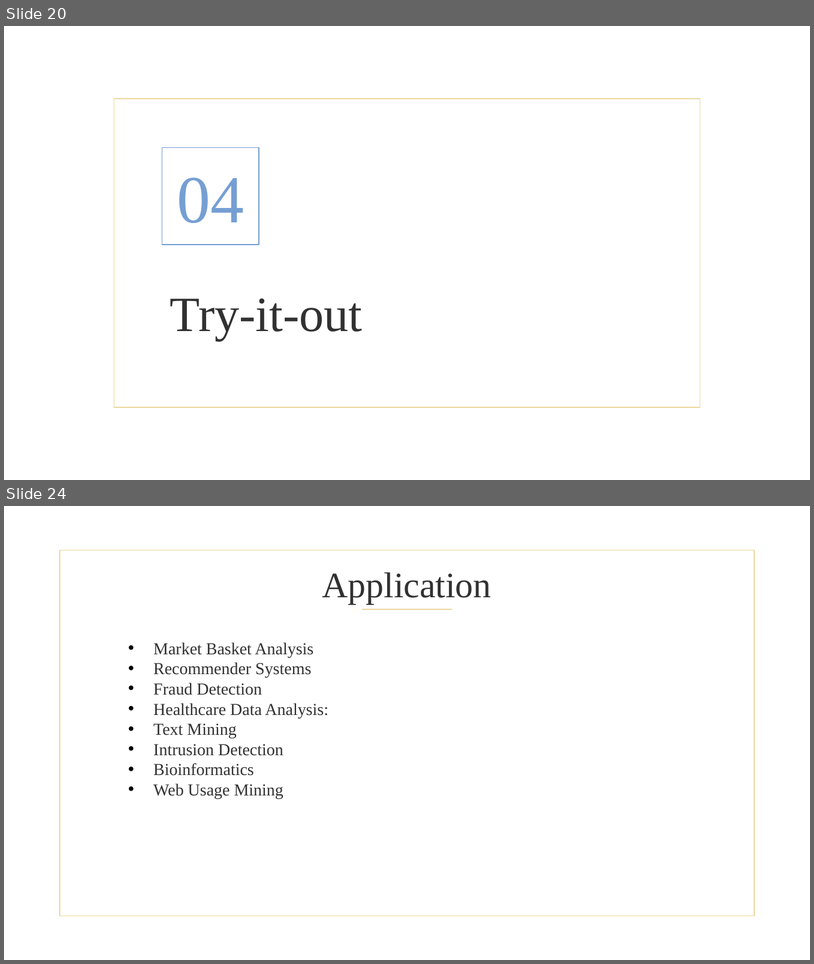
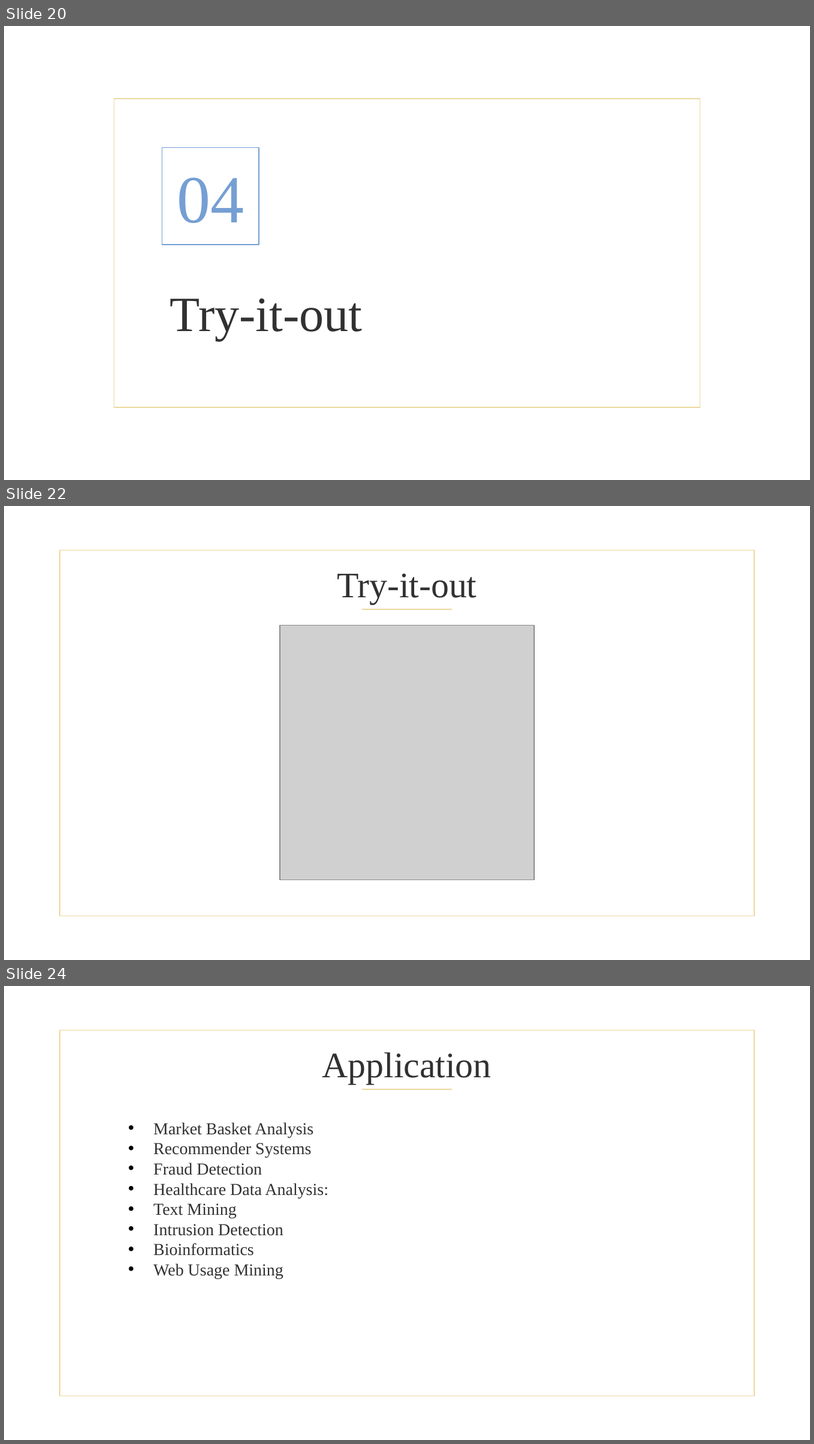
Before and after one commit to NavaprettamN/fpgrowth, a slide deck: presentation.pptx. Shown one above the other, each under a label of ours: slides 20 and 24 before the commit, slides 20, 22 and 24 after it; the slides between them are not shown. The pictures are 814x964 and 814x1444 pixels, drawn with LibreOffice and Linux fonts; fonts in the diff are those of the drawing; grey boxes stand for pictures; background and template pictures are left out. Boxes give left, top, right and bottom in pixels: in the first picture for what was removed or moved away, otherwise in the second. Text is boxed around its words. In the diff, an @@ line names an element or a change of style, - is before the commit and + after.

```diff
--- a/presentation.pptx
+++ b/presentation.pptx
@@ slide 22 added at [4,506,810,960], background picture (left out); not listed: 1 template element that a slide beside it also shows @@
@@ title added at [337,573,477,604], 32 pt, text #313131 @@
+Try-it-out
@@ line added from (363, 609) to (452, 609), #EBD89E 0.75 pt @@
@@ picture added at [280,625,534,879] @@
```
Also in this commit, not shown: 3 slides changed, 1 other file.
